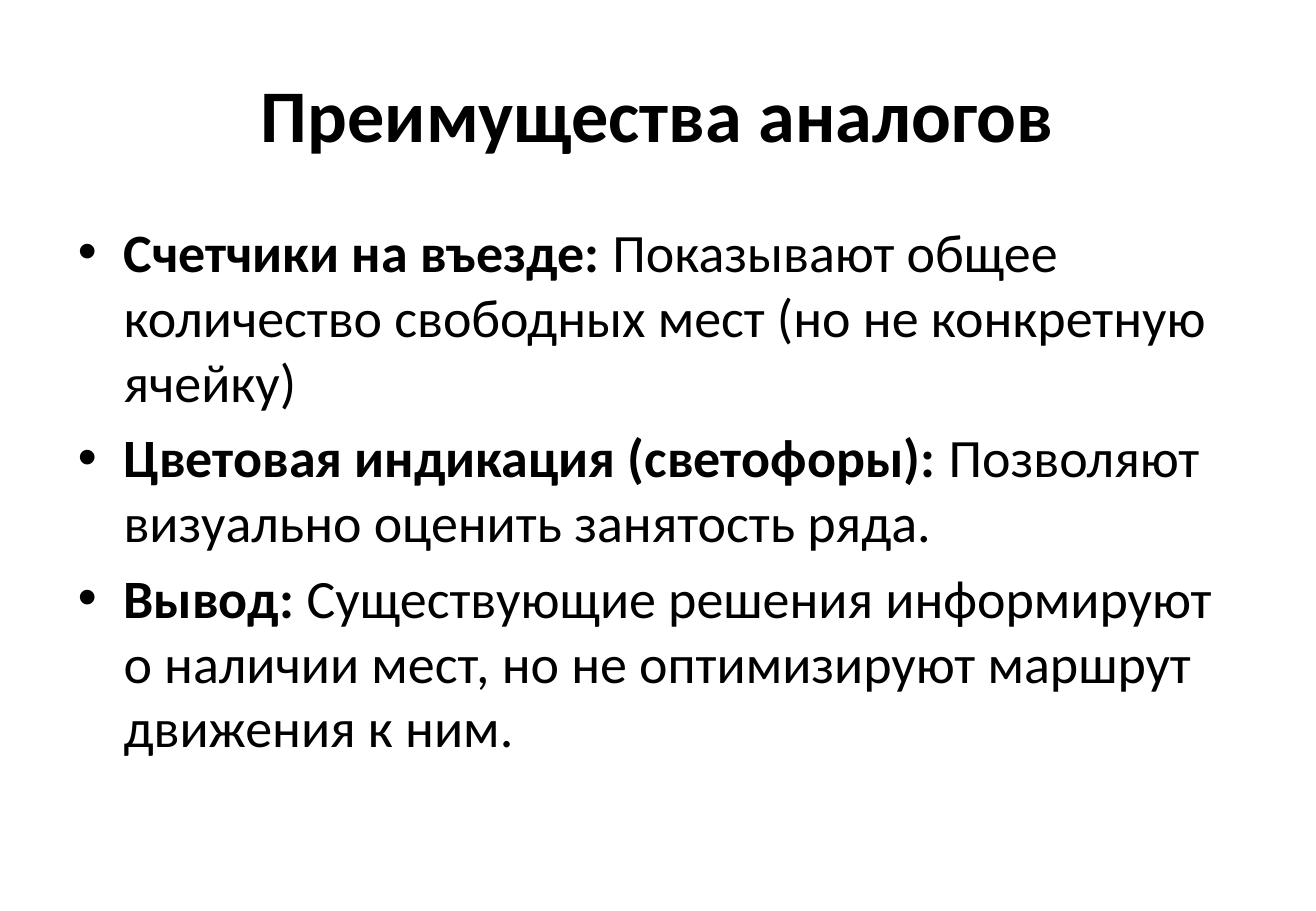
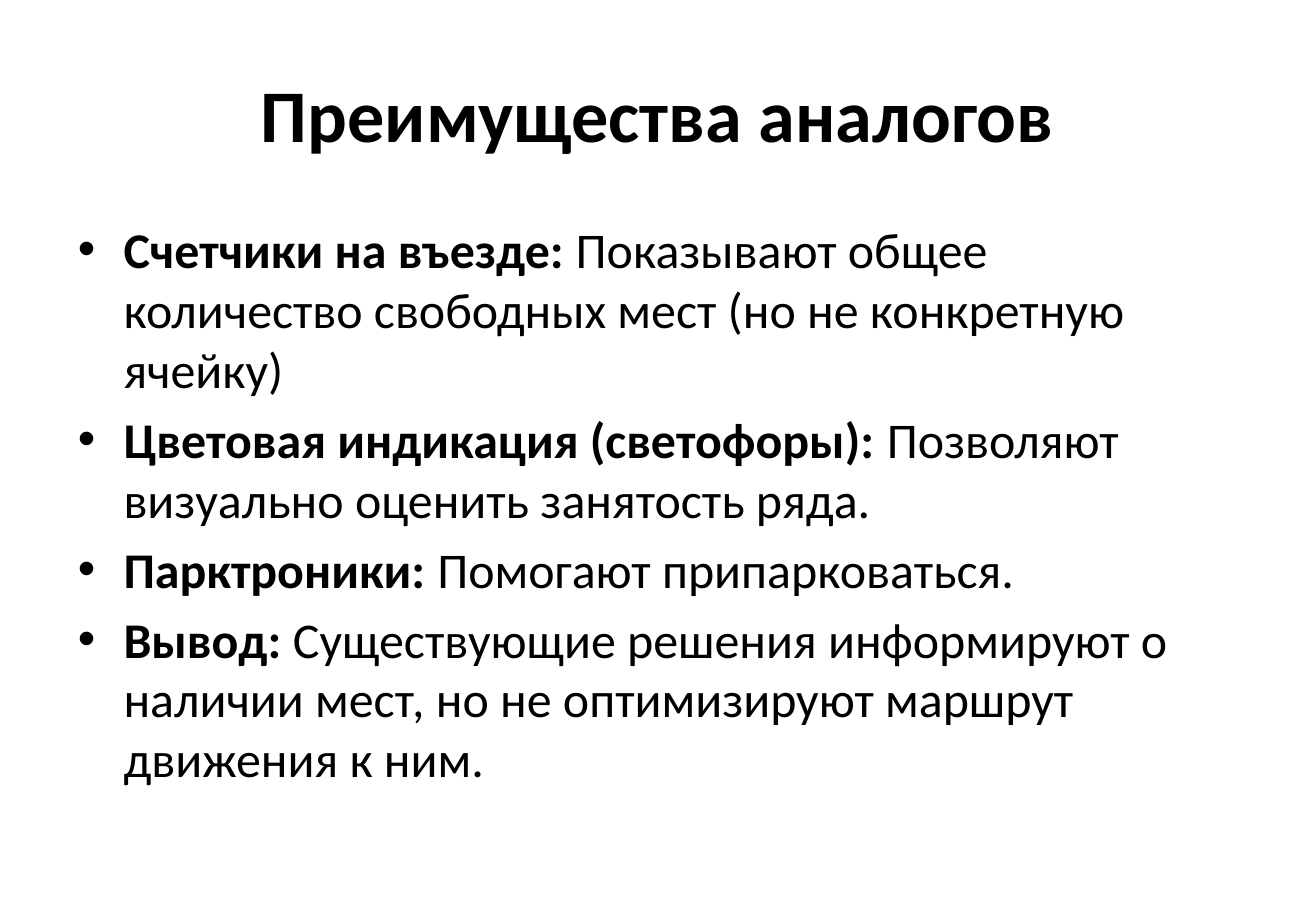
Before and after one commit to Delomoon/olimp2026Project, a slide deck: slide 4 of Умный паркинг2 (1).pptx. Drawn at 1316x911 pixels with LibreOffice and Linux fonts; fonts in the diff are those of the drawing; background and template pictures are left out. Boxes give left, top, right and bottom in pixels: in the first picture for what was removed or moved away, otherwise in the second. Text is boxed around its words. In the diff, an @@ line names an element or a change of style, - is before the commit and + after.

```diff
--- a/Умный паркинг2 (1).pptx
+++ b/Умный паркинг2 (1).pptx
@@ text at (124, 234, 1167, 786): size 32 to 29.6 pt in "Счетчики на въезде: Показывают общее количество свободных ...", "Цветовая индикация (светофоры): Позволяют визуально оценить  ...", "Вывод: Существующие решения информируют о наличии мест, ..." @@
@@ text at (124, 555, 1014, 596): paragraph added @@
+• Парктроники: Помогают припарковаться.
```
Also in this commit, not shown: 2 other slides changed, 1 slide removed.
